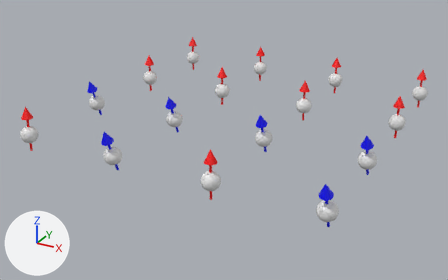
The Blender file Blender/spins1D.blend: old version first, new version second.
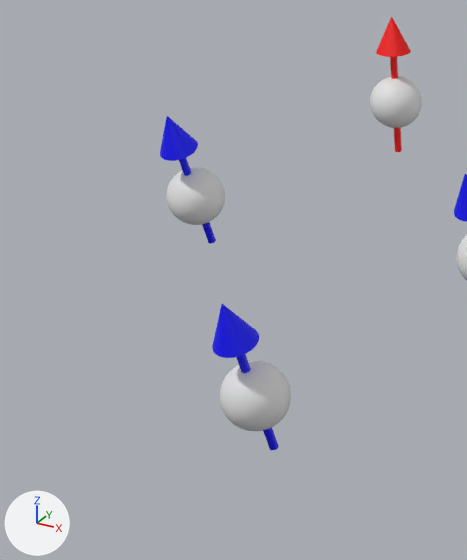
The first picture shows the older version from a camera (50 mm lens) standing at (76.8, -70.1, 42.1) and looking at (25.3, 23.5, -4.7). The close-ups show both versions on the part from 10% to 38% of the width and 18% to 71% of the height of that picture; other places that the commit changed are outside them. Every picture has the same lights, and +X, +Y and +Z are marked at lower left.
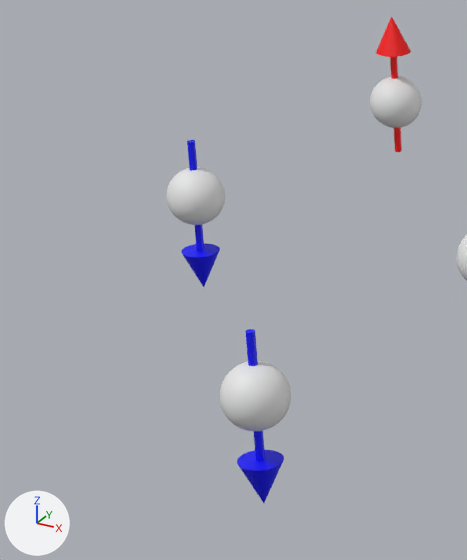
Where the change shows, as pixel boxes (x1, y1, x2, y2) in the close-ups (467 x 560 px):
'Cylinder.001', turned
    before: (212, 304, 279, 450)
    after: (237, 329, 284, 503)
'Cylinder.004', turned
    before: (160, 116, 216, 244)
    after: (181, 140, 220, 287)
'Cylinder.005', turned (not visible afterwards)
    before: (454, 174, 467, 222)

Diff of the bpy script that builds the scene:
```diff
--- a/Blender/spins1D.blend.py
+++ b/Blender/spins1D.blend.py
@@ ob_cylinder_001 @@
 ob_cylinder_001.location = (18.0, 0.0, 0.0)
-ob_cylinder_001.rotation_euler = (1.898, 0.0, 0.0)  # degrees (109, 0, 0)
+ob_cylinder_001.rotation_euler = (4.712, 0.0, 0.0)  # degrees (270, 0, 0)
 ob_cylinder_001.scale = (1.0, 1.5, 1.0)
@@ ob_cylinder_004 @@
 ob_cylinder_004.location = (0.0, 18.0, 0.0)
-ob_cylinder_004.rotation_euler = (1.898, 0.0, 0.0)  # degrees (109, 0, 0)
+ob_cylinder_004.rotation_euler = (4.712, 0.0, 0.0)  # degrees (270, 0, 0)
 ob_cylinder_004.scale = (1.0, 1.5, 1.0)
@@ ob_cylinder_005 @@
 ob_cylinder_005.location = (18.0, 18.0, 0.0)
-ob_cylinder_005.rotation_euler = (1.898, 0.0, 0.0)  # degrees (109, 0, 0)
+ob_cylinder_005.rotation_euler = (4.712, 0.0, 0.0)  # degrees (270, 0, 0)
 ob_cylinder_005.scale = (1.0, 1.5, 1.0)
```
